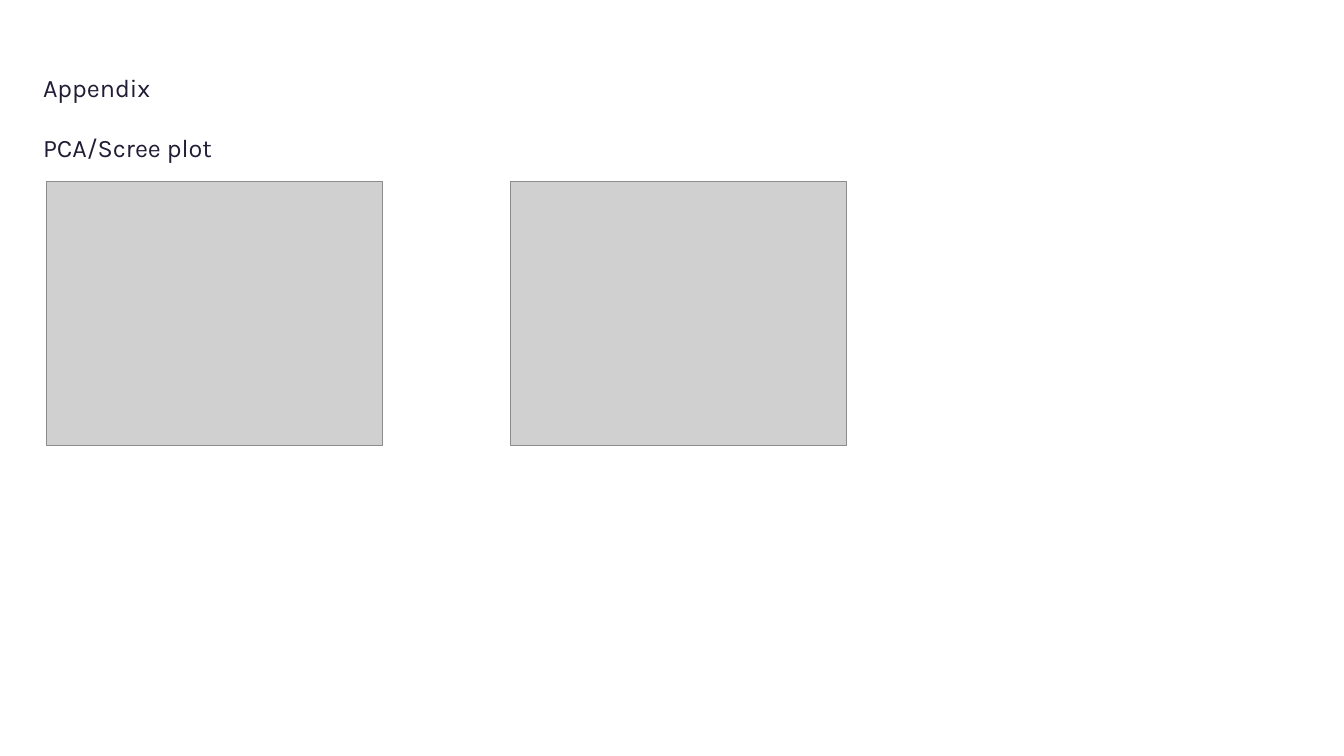
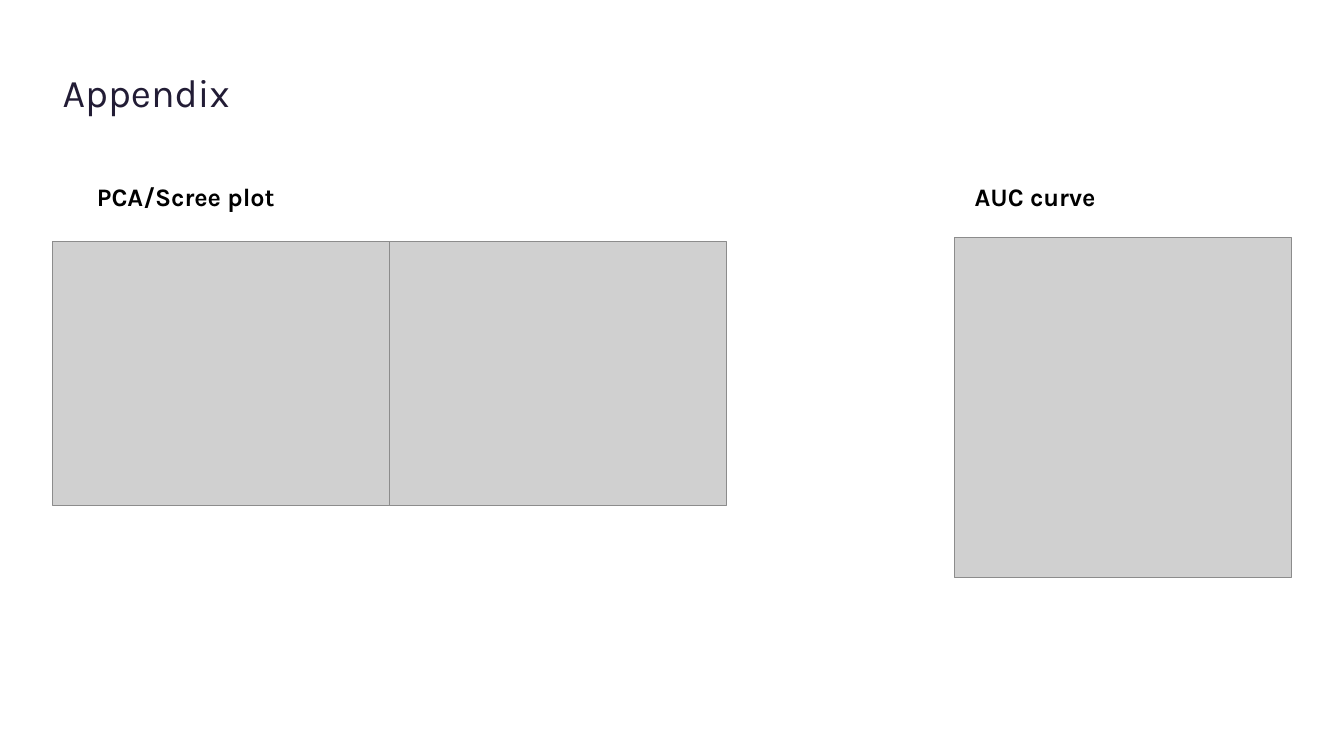
Before and after one commit to srdgaf/us_census, a slide deck: slide 15 of Census.pptx (slide 14 before the commit). Drawn at 1344x756 pixels with LibreOffice and Linux fonts; fonts in the diff are those of the drawing; grey boxes stand for pictures. Boxes give left, top, right and bottom in pixels: in the first picture for what was removed or moved away, otherwise in the second. Text is boxed around its words. In the diff, an @@ line names an element or a change of style, - is before the commit and + after.

```diff
--- a/Census.pptx
+++ b/Census.pptx
@@ text at (43, 79, 150, 103): paragraph removed @@
-Appendix
@@ text added at (63, 80, 230, 117), 28 pt, text #221C35 @@
+Appendix
@@ text "PCA/Scree plot": place and size @@
-text "PCA/Scree plot" at (43, 79, 212, 163)
+text "PCA/Scree plot" at (97, 187, 274, 212)
@@ text "PCA/Scree plot" at (97, 187, 274, 212): text colour #221C35 to #000000, bold on @@
@@ text added at (975, 189, 1095, 207), 18 pt, text #000000, bold @@
+AUC curve
@@ picture added at (955, 238, 1292, 578) @@
@@ picture: place and size @@
-picture at (46, 181, 383, 446)
+picture at (52, 242, 389, 506)
@@ picture: place and size @@
-picture at (510, 181, 847, 446)
+picture at (389, 242, 726, 506)
```
Also in this commit, not shown: 7 other slides changed, 7 slides added, 7 slides removed.
